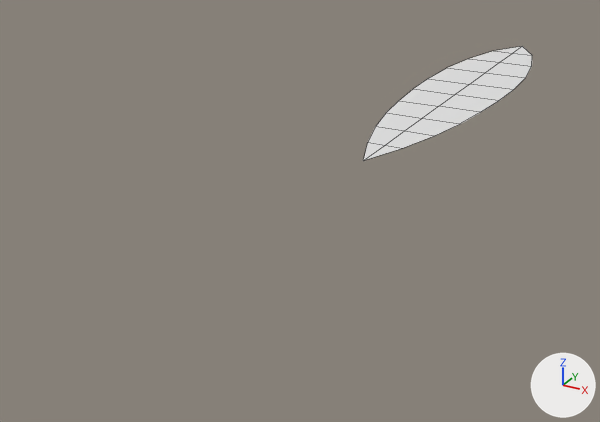
The FBX model Assets/TerrainSystem/PlantGeneration/Seaweed/seaweedLeaf.fbx: old version first, new version second.
Before and after are seen from a 50 mm camera at (5.48, -22.3, 4.9) aimed at (-1.19, -10.18, -1.16). The lights are fixed; the arrows at lower right show +X, +Y and +Z. Mesh edges are drawn as thin lines.

In view in the first picture: 'Leaf'.
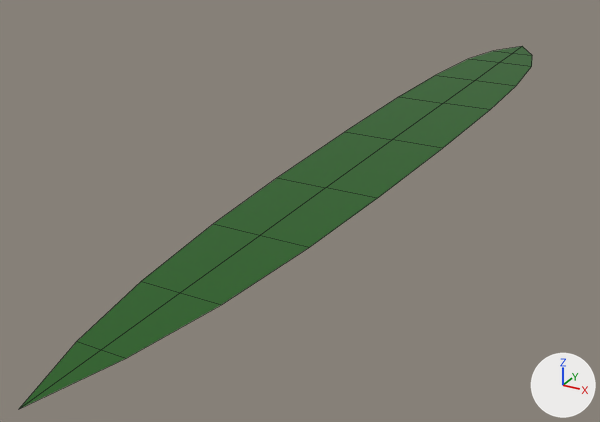
Commit message: seaweed leaf material

What differs and where, as boxes [x1, y1, x2, y2] in the pictures (600 x 422 px; the box of a moved part takes in the faces that stretch with it):
'Leaf', recoloured, reshaped (white to green, 202% wider, 214% taller): before [363, 46, 532, 161]; after [19, 46, 532, 409]
part 1 of me_plane, moved or reshaped: before [363, 59, 532, 161]; after [19, 59, 532, 409]

The change in detail:
Material 'Material' (mat_material) is new.
Its base color is (0.0123, 0.112, 0.00716) (dark green #1d5e14).
me_plane is used by ob_leaf; location (0.0, 0.0, 0.0).
me_plane had 29 vertices, 20 faces and spanned x -1.0..1.0, y -10.11..0.0, z 0.0.
me_plane now has 29 vertices, 20 faces and spans x -1.0..1.0, y -17.89..0.0, z 0.0.
me_plane part 1: 22 of 29 vertices moved; they spanned x -1.0..1.0, y -10.11..-3.27, z 0.0 and now span x -1.0..1.0, y -17.89..-4.05, z 0.0; mean shift (0.0, -4.68, 0.0); largest move (0.0, -10.11, 0.0) -> (0.0, -17.89, 0.0).
me_plane now uses material mat_material (dark green #1d5e14).
